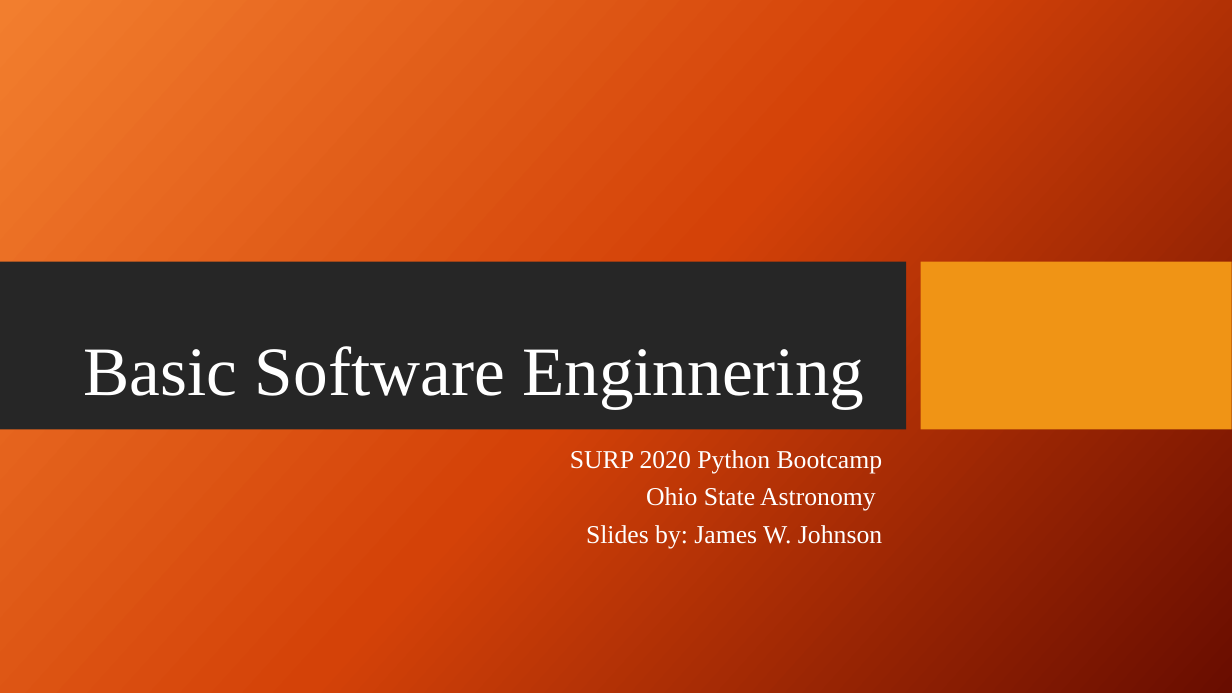
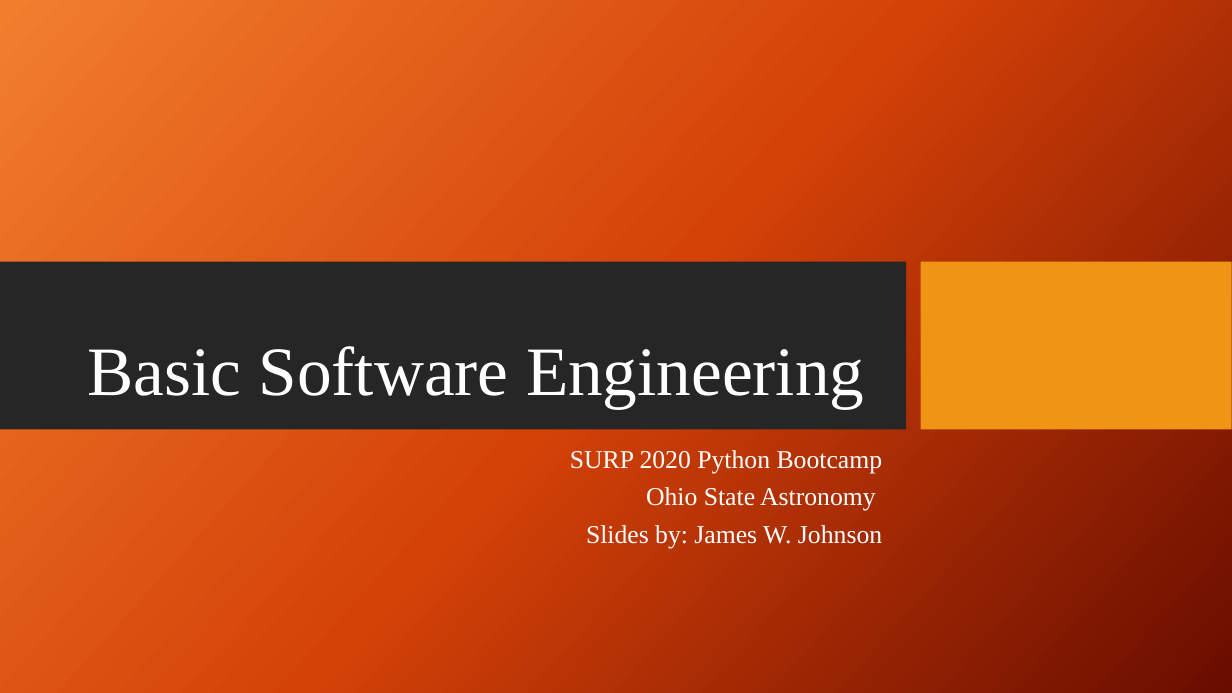
Before and after one commit to giganano/PythonBootcamp, a slide deck: slide 1 of slides/basicSE.pptx. Drawn at 1232x693 pixels with LibreOffice and Linux fonts; fonts in the diff are those of the drawing; background and template pictures are left out. Boxes give left, top, right and bottom in pixels: in the first picture for what was removed or moved away, otherwise in the second. Text is boxed around its words. In the diff, an @@ line names an element or a change of style, - is before the commit and + after.

```diff
--- a/slides/basicSE.pptx
+++ b/slides/basicSE.pptx
@@ title at <box>88,346,864,409</box>: text changed @@
-Basic Software Enginnering
+Basic Software Engineering
```
Also in this commit, not shown: 1 other slide changed, 1 slide added.
